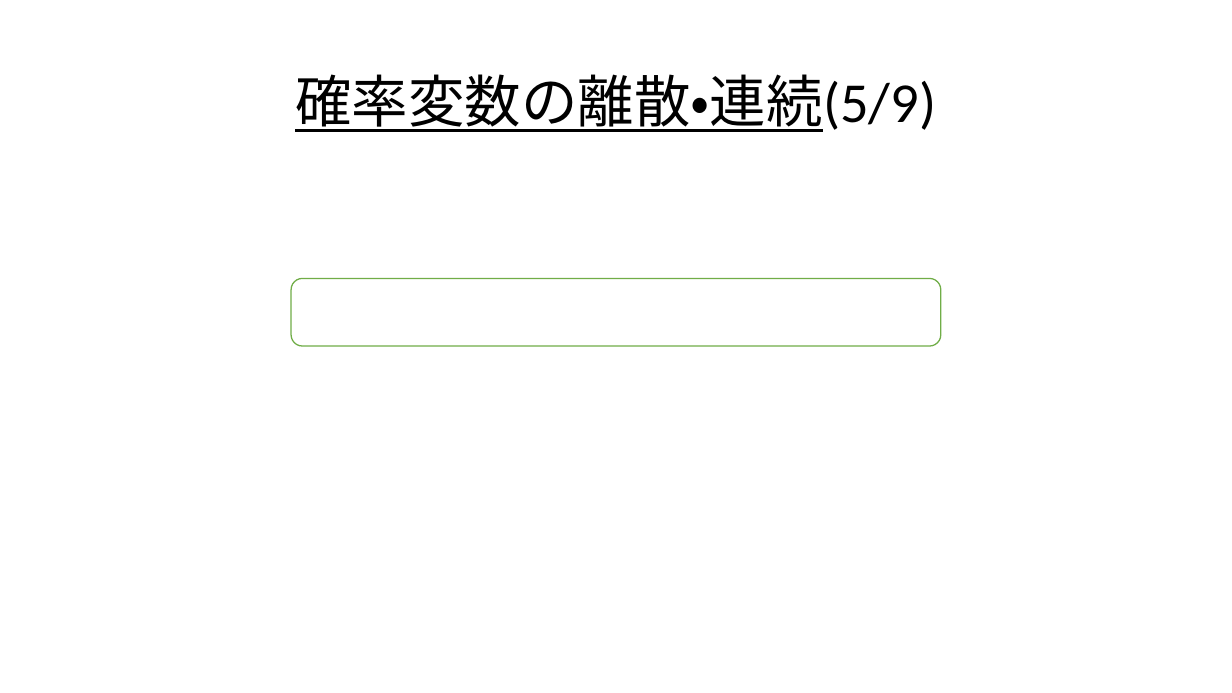
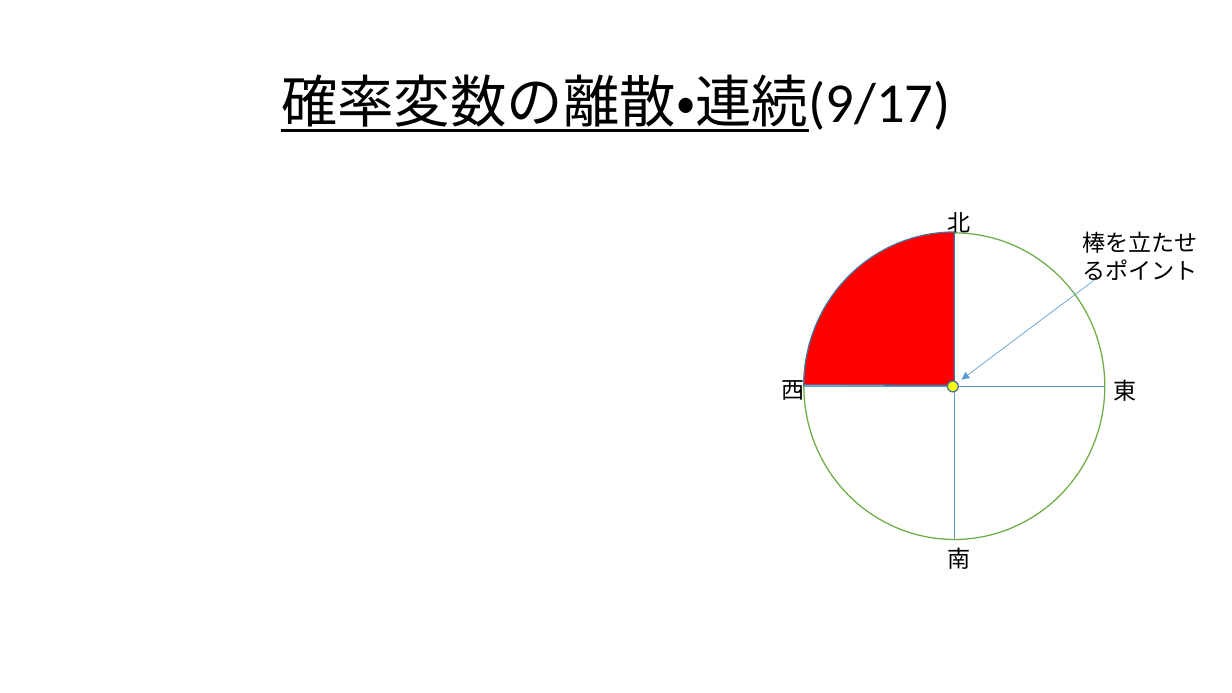
Before and after one commit to Ryo-KATAYAMA/Senior_Project, a slide deck: slide 55 of Chapter4_1.pptx (slide 33 before the commit). Drawn at 1232x693 pixels with LibreOffice and Linux fonts; fonts in the diff are those of the drawing; grey boxes stand for pictures. Boxes give left, top, right and bottom in pixels: in the first picture for what was removed or moved away, otherwise in the second. Text is boxed around its words. In the diff, an @@ line names an element or a change of style, - is before the commit and + after.

```diff
--- a/Chapter4_1.pptx
+++ b/Chapter4_1.pptx
@@ title at bbox=[281, 74, 951, 132]: text changed @@
-確率変数の離散・連続(5/9)
+確率変数の離散・連続(9/17)
@@ group added at bbox=[782, 212, 1197, 569]: 5 texts, 2 ellipses, 2 lines, 1 pie slice (boxed as its full ellipse), 1 arrow @@
+北
+西
+東
+南
+棒を立たせるポイント
@@ rounded rectangle removed at bbox=[291, 278, 941, 346] @@
```
Also in this commit, not shown: 32 other slides changed, 30 slides added, 4 slides removed.
